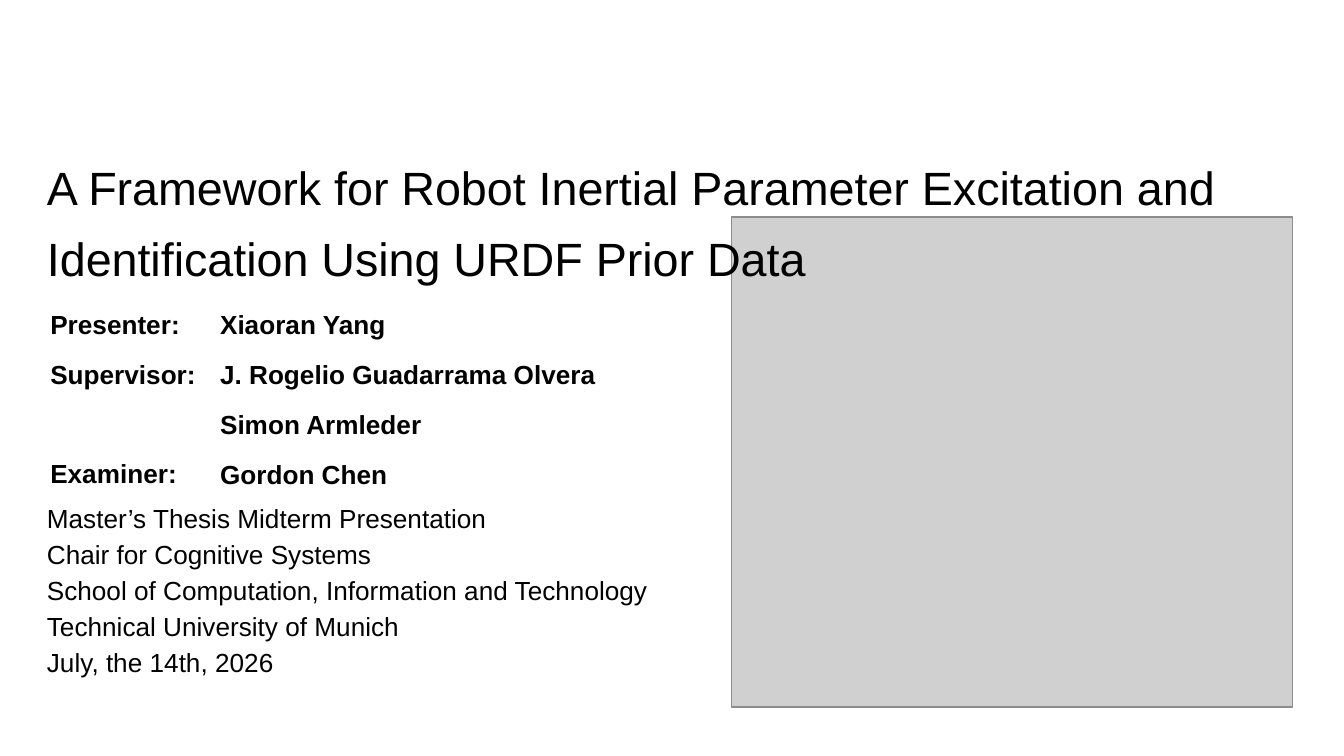
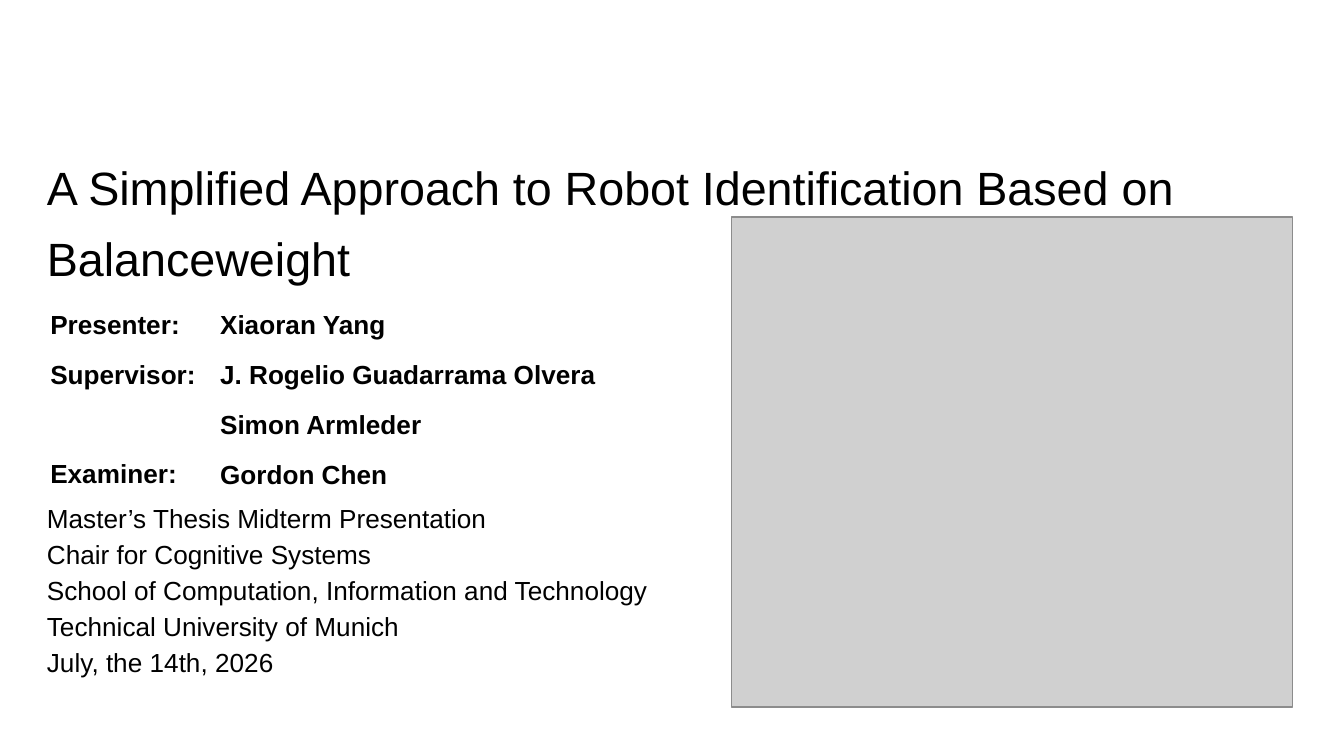
Before and after one commit to IDoccupled/identification, a slide deck: slide 1 of presentation/Midterm.odp. Drawn at 1344x756 pixels with LibreOffice and Linux fonts; fonts in the diff are those of the drawing; grey boxes stand for pictures; background and template pictures are left out. Boxes give left, top, right and bottom in pixels: in the first picture for what was removed or moved away, otherwise in the second. Text is boxed around its words. In the diff, an @@ line names an element or a change of style, - is before the commit and + after.

```diff
--- a/presentation/Midterm.odp
+++ b/presentation/Midterm.odp
@@ title at [47,171,1174,286]: text changed @@
-A Framework for Robot Inertial Parameter Excitation and Identification Using URDF Prior Data
+A Simplified Approach to Robot Identification Based on Balanceweight
```
Also in this commit, not shown: 1 other slide changed, 1 slide added.
